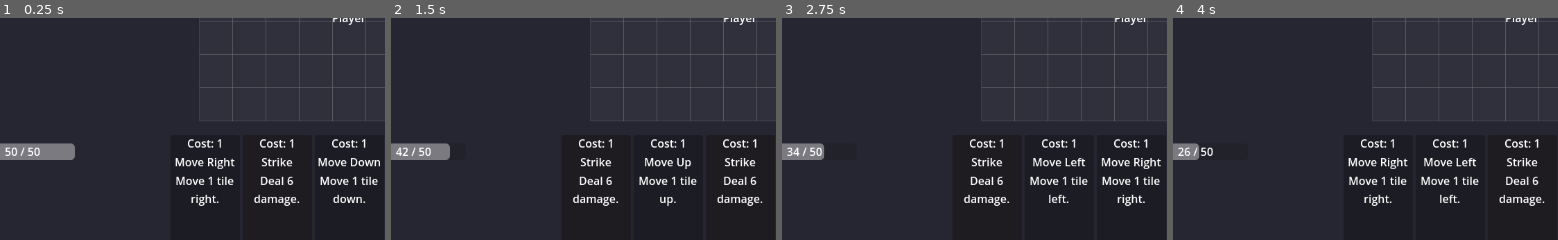
Above: before the commit, frames 1-4 (left to right).
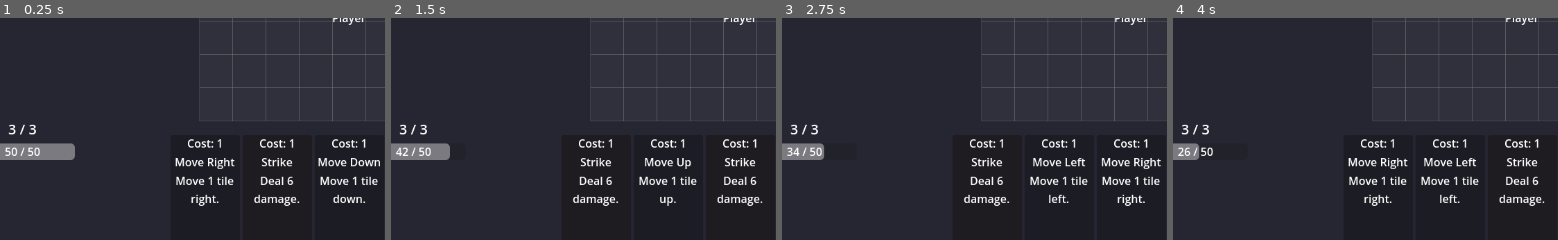
Above: after the commit, the same moments.

Repository: tommytang0122/kanjo-slay-the-spire
Game: Godot game, scene res://scenes/battle/battle_scene.tscn
Two runs of this game, one before a commit and one after it. Both use one fixed random seed, a clock stepped at 60 frames per second and the inputs below.
Inputs (mouse positions are % of the whole screen's width and height, from its top left):
- Up to frame 1 (0.25 s): no input
- Up to frame 2 (1.5 s): click "End Turn" at 0.5 s; click "End Turn" at 1.25 s
- Up to frame 3 (2.75 s): click "End Turn" at 2 s
- Up to frame 4 (4 s): tap Enter at 2.75 s; move the mouse to (31, 88) at 2.77 s; click (31, 88) at 2.92 s; tap Space at 3.5 s; move the mouse to (36, 88) at 3.52 s; click (36, 88) at 3.67 s
The pictures show only the part of the screen within x 5-55%, y 49-99%; the shares and areas given below are measured in that part.

The runs differ from the first frame. In frame 1, 0.1% of the frame differs, in the area x 2-10%, y 47-53%; in frame 2, 0.1%; in frame 3, 0.1%; in frame 4, 0.1%.

Commit message:
implement energy system

Diff:
--- a/scenes/battle/battle_scene.gd
+++ b/scenes/battle/battle_scene.gd
@@ -9,6 +9,7 @@
 @onready var end_turn_button: Button = $CanvasLayer/EndTurnButton
 @onready var turn_label: Label = $CanvasLayer/TurnLabel
 @onready var result_label: Label = $CanvasLayer/ResultLabel
+@onready var energy_label: Label = $CanvasLayer/EnergyLabel
 @onready var battle_grid: BattleGrid = $BattleGrid
 
 var player_data: CharacterData = preload("res://data/characters/player.tres")
@@ -33,6 +34,10 @@
 
 	# Connect turn label
 	battle_manager.turn_system.phase_changed.connect(_on_phase_changed)
+
+	# Connect energy
+	battle_manager.energy_changed.connect(_on_energy_changed)
+	battle_manager.energy_changed.connect(hand_ui.update_energy)
 
 	# Connect battle end
 	battle_manager.battle_ended.connect(_on_battle_ended)
@@ -64,5 +69,8 @@
 	player_node.position = gm.grid_to_screen(new_pos)
 	battle_grid.update_position(new_pos)
 
+func _on_energy_changed(current: int, max_val: int) -> void:
+	energy_label.text = "%d / %d" % [current, max_val]
+
 func _on_intent_changed(_intent: String) -> void:
 	pass # IntentLabel on EnemyNode handles its own display
--- a/scenes/battle/battle_scene.tscn
+++ b/scenes/battle/battle_scene.tscn
@@ -146,6 +146,15 @@
 alignment = 1
 script = ExtResource("8")
 
+[node name="EnergyLabel" type="Label" parent="CanvasLayer"]
+offset_left = 30.0
+offset_top = 465.0
+offset_right = 180.0
+offset_bottom = 495.0
+theme_override_font_sizes/font_size = 20
+text = "0 / 0"
+horizontal_alignment = 1
+
 [node name="EndTurnButton" type="Button" parent="CanvasLayer"]
 offset_left = 1020.0
 offset_top = 450.0
--- a/scenes/ui/card_ui.gd
+++ b/scenes/ui/card_ui.gd
@@ -28,6 +28,10 @@
 	else:
 		self_modulate = Color(0.85, 0.85, 1.0)
 
+func set_playable(can_play: bool) -> void:
+	modulate.a = 1.0 if can_play else 0.5
+	mouse_filter = Control.MOUSE_FILTER_STOP if can_play else Control.MOUSE_FILTER_IGNORE
+
 func _on_gui_input(event: InputEvent) -> void:
 	if event is InputEventMouseButton and event.pressed and event.button_index == MOUSE_BUTTON_LEFT:
 		card_clicked.emit(card_data)
--- a/scenes/ui/hand_ui.gd
+++ b/scenes/ui/hand_ui.gd
@@ -4,6 +4,8 @@
 signal card_selected(card: CardData)
 
 const CARD_UI_SCENE := preload("res://scenes/ui/card_ui.tscn")
+
+var current_energy: int = 0
 
 func update_hand(hand: Array[CardData]) -> void:
 	_clear_cards()
@@ -12,6 +14,16 @@
 		add_child(card_ui)
 		card_ui.setup(card_data)
 		card_ui.card_clicked.connect(_on_card_clicked)
+	_refresh_playable()
+
+func update_energy(current: int, _max: int) -> void:
+	current_energy = current
+	_refresh_playable()
+
+func _refresh_playable() -> void:
+	for child in get_children():
+		if child is CardUI:
+			child.set_playable(current_energy >= child.card_data.cost)
 
 func _clear_cards() -> void:
 	for child in get_children():
--- a/scripts/battle_manager.gd
+++ b/scripts/battle_manager.gd
@@ -4,8 +4,12 @@
 signal card_played(card: CardData)
 signal enemy_acted(action: String, damage: int)
 signal battle_ended(won: bool)
+signal energy_changed(current: int, max_val: int)
 
 const CARDS_PER_TURN := 5
+const MAX_ENERGY := 3
+
+var energy: int = 0
 
 @onready var turn_system: TurnSystem = $TurnSystem
 @onready var deck_manager: DeckManager = $DeckManager
@@ -29,12 +33,18 @@
 func execute_card(card: CardData) -> void:
 	if not is_player_turn:
 		return
+	if energy < card.cost:
+		return
 	if card.card_type == "attack":
+		energy -= card.cost
+		energy_changed.emit(energy, MAX_ENERGY)
 		deck_manager.play_card(card)
 		enemy_node.take_damage(card.damage)
 		card_played.emit(card)
 	else:
 		if grid_manager.try_move(card.card_type):
+			energy -= card.cost
+			energy_changed.emit(energy, MAX_ENERGY)
 			deck_manager.play_card(card)
 			card_played.emit(card)
 
@@ -48,6 +58,8 @@
 func _on_phase_changed(phase: TurnSystem.Phase) -> void:
 	match phase:
 		TurnSystem.Phase.PLAYER_START:
+			energy = MAX_ENERGY
+			energy_changed.emit(energy, MAX_ENERGY)
 			deck_manager.draw_cards(CARDS_PER_TURN)
 			turn_system.begin_player_turn()
 		TurnSystem.Phase.PLAYER_TURN:
